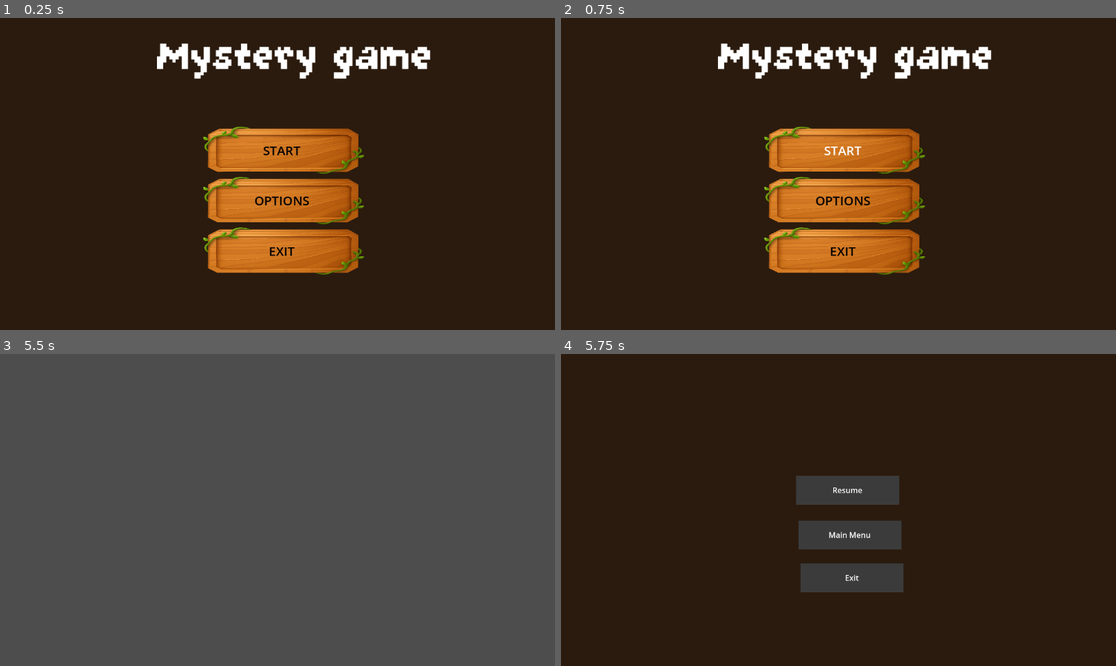
Above: before the commit, frames 1-4 (two rows, left to right).
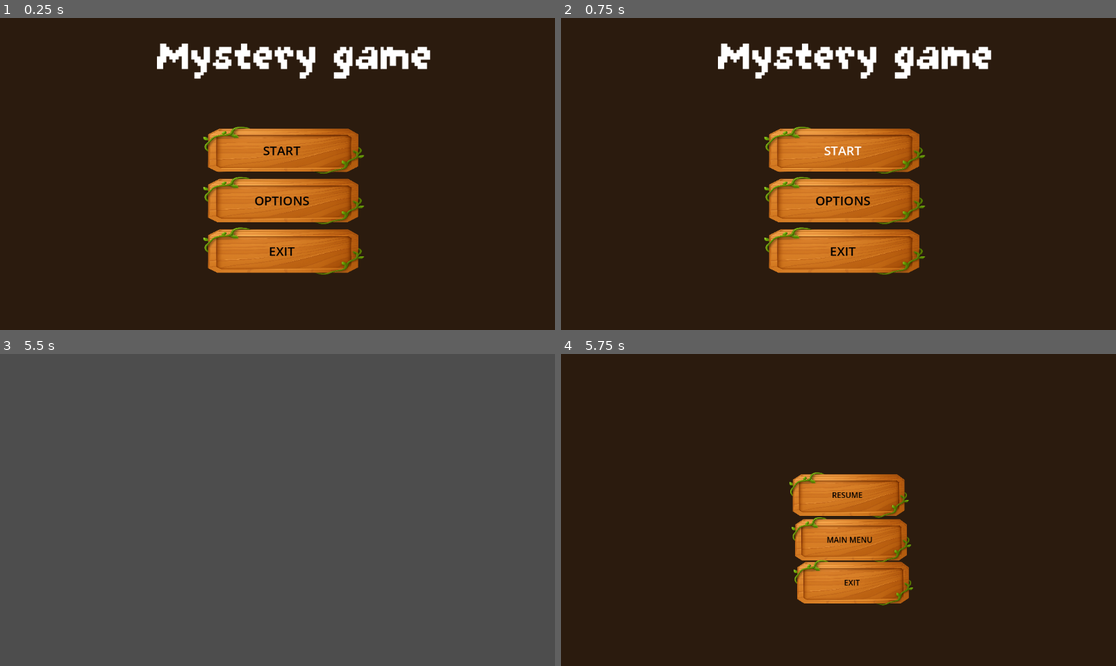
Above: after the commit, the same moments.

Repository: maha3345/Main_menu
Game: Godot game, scene res://main_menu.tscn
Two runs of this game, one before a commit and one after it. Both use one fixed random seed, a clock stepped at 60 frames per second and the inputs below. Sound files missing from this copy of the repository are replaced by a short silence.
Inputs (mouse positions are in pixels of both pictures, inside the frame that each line leads up to):
- Up to frame 1 (0.25 s): no input
- Up to frame 2 (0.75 s): click "START" at 0.5 s
- Up to frame 3 (5.5 s): tap Enter at 1.25, 2.75, 4.25 s; move the mouse to (399, 494) at 1.27 s; tap Space at 2, 3.5, 5 s; move the mouse to (166, 525) at 2.02 s; hold R (return_back) 2.03-2.78 s; move the mouse to (333, 441) at 2.77 s; move the mouse to (249, 572) at 3.52 s; move the mouse to (444, 556) at 4.27 s; hold R (return_back) from 4.28 s (still down); tap M (go_to_menu) at 4.9 s; move the mouse to (111, 463) at 5.02 s
- Up to frame 4 (5.75 s): keep holding R (return_back); tap Escape (ui_cancel) at 5.65 s

Frames 1-3 are identical in both runs. In frame 4, 8.1% of the frame differs, in the area x 41-64%, y 37-81%.

Commit message:
Pause menu ui

Diff:
--- a/emptyscene1.tscn
+++ b/emptyscene1.tscn
@@ -1,36 +1,39 @@
-[gd_scene load_steps=12 format=3 uid="uid://8ao1a7sy36pl"]
+[gd_scene load_steps=14 format=3 uid="uid://8ao1a7sy36pl"]
 
+[ext_resource type="Script" uid="uid://dlahcdi3y7uo2" path="res://emptyscene_1.gd" id="1_1g2ge"]
 [ext_resource type="Script" uid="uid://cue5fy7ykoahx" path="res://pause_menu.gd" id="1_emd8a"]
+[ext_resource type="Texture2D" uid="uid://dk6u8aeyx1yfx" path="res://file_0000000076d861f5ab754b60aaa0c689.png" id="1_mkb7f"]
+[ext_resource type="AudioStream" uid="uid://d26po7q75tgs" path="res://sword.ogg" id="3_l7d8h"]
+[ext_resource type="AudioStream" uid="uid://b1lxwpsu0mucr" path="res://hover.ogg" id="4_1g2ge"]
+[ext_resource type="AudioStream" uid="uid://80xbnttq2o0c" path="res://hitman-chosiccom_9bfeU9RT.ogg" id="5_5pq2u"]
 
 [sub_resource type="StyleBoxFlat" id="StyleBoxFlat_6rtrq"]
 bg_color = Color(0.168627, 0.105882, 0.054902, 1)
 
-[sub_resource type="Gradient" id="Gradient_iyk57"]
-offsets = PackedFloat32Array(0.277612, 1)
+[sub_resource type="StyleBoxEmpty" id="StyleBoxEmpty_adevn"]
 
-[sub_resource type="GradientTexture1D" id="GradientTexture1D_64wux"]
-gradient = SubResource("Gradient_iyk57")
-
-[sub_resource type="StyleBoxTexture" id="StyleBoxTexture_600cs"]
-texture = SubResource("GradientTexture1D_64wux")
+[sub_resource type="StyleBoxTexture" id="StyleBoxTexture_wj2q8"]
+texture = ExtResource("1_mkb7f")
+expand_margin_left = 20.0
+expand_margin_top = 80.0
+expand_margin_right = 20.0
+expand_margin_bottom = 91.0
 
 [sub_resource type="StyleBoxFlat" id="StyleBoxFlat_mkb7f"]
 bg_color = Color(0.164706, 0.164706, 0.164706, 1)
 
-[sub_resource type="StyleBoxFlat" id="StyleBoxFlat_adevn"]
-bg_color = Color(0.231373, 0.231373, 0.231373, 1)
+[sub_resource type="StyleBoxTexture" id="StyleBoxTexture_l7d8h"]
+texture = ExtResource("1_mkb7f")
+expand_margin_left = 20.0
+expand_margin_top = 80.0
+expand_margin_right = 20.0
+expand_margin_bottom = 91.0
 
 [sub_resource type="StyleBoxFlat" id="StyleBoxFlat_wj2q8"]
 bg_color = Color(0.164706, 0.164706, 0.164706, 1)
 
-[sub_resource type="StyleBoxFlat" id="StyleBoxFlat_l7d8h"]
-bg_color = Color(0.231373, 0.231373, 0.231373, 1)
-
 [sub_resource type="StyleBoxFlat" id="StyleBoxFlat_1g2ge"]
 bg_color = Color(0.164706, 0.164706, 0.164706, 1)
-
-[sub_resource type="StyleBoxFlat" id="StyleBoxFlat_5pq2u"]
-bg_color = Color(0.231373, 0.231373, 0.231373, 1)
 
 [node name="Emptyscene" type="Control"]
 layout_mode = 3
@@ -39,6 +42,7 @@
 anchor_bottom = 1.0
 grow_horizontal = 2
 grow_vertical = 2
+script = ExtResource("1_1g2ge")
 
 [node name="Panel" type="Panel" parent="."]
 layout_mode = 1
@@ -51,50 +55,78 @@
 metadata/_edit_use_anchors_ = true
 
 [node name="Button" type="Button" parent="Panel"]
+custom_minimum_size = Vector2(120, 80)
 layout_mode = 1
 anchors_preset = -1
 anchor_left = 0.423611
 anchor_top = 0.390432
 anchor_right = 0.609375
 anchor_bottom = 0.483025
-theme_override_colors/font_color = Color(1, 1, 1, 1)
-theme_override_styles/focus = SubResource("StyleBoxTexture_600cs")
+theme_override_colors/font_hover_color = Color(1, 1, 1, 1)
+theme_override_colors/font_color = Color(0, 0, 0, 1)
+theme_override_colors/font_focus_color = Color(0, 0, 0, 1)
+theme_override_colors/font_pressed_color = Color(0, 0, 0, 1)
+theme_override_styles/focus = SubResource("StyleBoxEmpty_adevn")
+theme_override_styles/hover = SubResource("StyleBoxTexture_wj2q8")
 theme_override_styles/pressed = SubResource("StyleBoxFlat_mkb7f")
-theme_override_styles/normal = SubResource("StyleBoxFlat_adevn")
-text = "Resume"
+theme_override_styles/normal = SubResource("StyleBoxTexture_l7d8h")
+text = "RESUME"
 script = ExtResource("1_emd8a")
 metadata/_edit_use_anchors_ = true
 
 [node name="Button2" type="Button" parent="Panel"]
+custom_minimum_size = Vector2(120, 80)
 layout_mode = 1
 anchors_preset = -1
 anchor_left = 0.427951
 anchor_top = 0.533951
 anchor_right = 0.613715
 anchor_bottom = 0.626543
-theme_override_colors/font_color = Color(1, 1, 1, 1)
-theme_override_styles/focus = SubResource("StyleBoxTexture_600cs")
+theme_override_colors/font_hover_color = Color(1, 1, 1, 1)
+theme_override_colors/font_color = Color(0, 0, 0, 1)
+theme_override_colors/font_focus_color = Color(0, 0, 0, 1)
+theme_override_colors/font_pressed_color = Color(0, 0, 0, 1)
+theme_override_styles/focus = SubResource("StyleBoxEmpty_adevn")
+theme_override_styles/hover = SubResource("StyleBoxTexture_wj2q8")
 theme_override_styles/pressed = SubResource("StyleBoxFlat_wj2q8")
-theme_override_styles/normal = SubResource("StyleBoxFlat_l7d8h")
-text = "Main Menu"
+theme_override_styles/normal = SubResource("StyleBoxTexture_l7d8h")
+text = "MAIN MENU"
 script = ExtResource("1_emd8a")
 metadata/_edit_use_anchors_ = true
 
 [node name="Button3" type="Button" parent="Panel"]
+custom_minimum_size = Vector2(120, 80)
 layout_mode = 1
 anchors_preset = -1
 anchor_left = 0.431424
 anchor_top = 0.671296
 anchor_right = 0.617188
 anchor_bottom = 0.763889
-theme_override_colors/font_color = Color(1, 1, 1, 1)
-theme_override_styles/focus = SubResource("StyleBoxTexture_600cs")
+theme_override_colors/font_hover_color = Color(1, 1, 1, 1)
+theme_override_colors/font_color = Color(0, 0, 0, 1)
+theme_override_colors/font_focus_color = Color(0, 0, 0, 1)
+theme_override_colors/font_pressed_color = Color(0, 0, 0, 1)
+theme_override_styles/focus = SubResource("StyleBoxEmpty_adevn")
+theme_override_styles/hover = SubResource("StyleBoxTexture_wj2q8")
 theme_override_styles/pressed = SubResource("StyleBoxFlat_1g2ge")
-theme_override_styles/normal = SubResource("StyleBoxFlat_5pq2u")
-text = "Exit"
+theme_override_styles/normal = SubResource("StyleBoxTexture_l7d8h")
+text = "EXIT"
 script = ExtResource("1_emd8a")
 metadata/_edit_use_anchors_ = true
 
+[node name="ClickPlayer" type="AudioStreamPlayer" parent="."]
+stream = ExtResource("3_l7d8h")
+
+[node name="hover" type="AudioStreamPlayer" parent="."]
+stream = ExtResource("4_1g2ge")
+
+[node name="Mainmenumusic" type="AudioStreamPlayer" parent="."]
+stream = ExtResource("5_5pq2u")
+parameters/looping = true
+
+[connection signal="mouse_entered" from="Panel/Button" to="Panel/Button" method="_on_mouse_entered"]
 [connection signal="pressed" from="Panel/Button" to="Panel/Button" method="on_continue"]
+[connection signal="mouse_entered" from="Panel/Button2" to="Panel/Button" method="_on_button_2_mouse_entered"]
 [connection signal="pressed" from="Panel/Button2" to="Panel/Button2" method="on_main"]
+[connection signal="mouse_entered" from="Panel/Button3" to="Panel/Button" method="_on_button_3_mouse_entered"]
 [connection signal="pressed" from="Panel/Button3" to="Panel/Button" method="on_exit"]
--- /dev/null
+++ b/emptyscene_1.gd
@@ -0,0 +1,55 @@
+extends Node
+
+@onready var pause_panel = $Panel
+@onready var music_player = $Mainmenumusic
+@onready var hover = $hover
+@onready var click_player = $ClickPlayer
+
+@onready var button_resume = $Panel/Button
+@onready var button_mainmenu = $Panel/Button2
+@onready var button_exit = $Panel/Button3
+
+
+func _ready() -> void:
+	# Start with pause panel hidden
+	pause_panel.visible = false
+
+	# Play music if enabled
+	if GlobalInput.music_enabled:
+		music_player.play()
+	else:
+		music_player.stop()
+
+	# Connect button signals
+	button_resume.pressed.connect(_on_continue)
+	button_mainmenu.pressed.connect(_on_main)
+	button_exit.pressed.connect(_on_exit)
+
+	# Connect hover sounds for buttons
+	button_resume.mouse_entered.connect(_on_hover)
+	button_mainmenu.mouse_entered.connect(_on_hover)
+	button_exit.mouse_entered.connect(_on_hover)
+
+func _process(_delta: float) -> void:
+	if Input.is_action_just_pressed("ui_cancel"):  # ESC key
+		pause_panel.visible = true
+
+
+func _on_continue() -> void:
+	click_player.play()
+	await get_tree().create_timer(0.3).timeout
+	pause_panel.visible = false
+
+func _on_main() -> void:
+	click_player.play()
+	await get_tree().create_timer(0.3).timeout
+	get_tree().change_scene_to_file("res://main_menu.tscn")
+
+func _on_exit() -> void:
+	click_player.play()
+	await get_tree().create_timer(0.3).timeout
+	get_tree().quit()
+
+func _on_hover() -> void:
+	if GlobalInput.sfx_enabled:
+		hover.play()
--- a/pause_menu.gd
+++ b/pause_menu.gd
@@ -1,24 +1,53 @@
-extends Button
-
-
-@onready var my_panel = get_parent()
-
-# Called when the node enters the scene tree for the first time.
-func _ready() -> void:
-	my_panel.visible = false
-
-
-# Called every frame. 'delta' is the elapsed time since the previous frame.
-func _process(delta: float) -> void:
-	if Input.is_action_just_pressed("ui_cancel"):  # ui_cancel is mapped to ESC by default
-		my_panel.visible = true
-
-
-func on_main():
-	get_tree().change_scene_to_file("res://main_menu.tscn")
-
-func on_exit():
-	get_tree().quit()
-
-func on_continue():
-	my_panel.visible = false
+extends Node
+#extends Button
+#
+#
+#@onready var my_panel = get_parent()
+#@onready var music_player = get_node("../../Mainmenumusic")
+#@onready var hover = get_node("../../hover")
+#
+#
+## Called when the node enters the scene tree for the first time.
+#func _ready() -> void:
+	#my_panel.visible = false
+#
+	#if GlobalInput.music_enabled:
+		#music_player.play()
+	#else:
+		#music_player.stop()
+#
+## Called every frame. 'delta' is the elapsed time since the previous frame.
+#func _process(delta: float) -> void:
+	#if Input.is_action_just_pressed("ui_cancel"):  # ui_cancel is mapped to ESC by default
+		#my_panel.visible = true
+	#
+#func on_main():
+	#$ClickPlayer.play()
+	#await get_tree().create_timer(0.3).timeout
+	#get_tree().change_scene_to_file("res://main_menu.tscn")
+	#
+#func on_exit():
+	#$ClickPlayer.play()
+	#await get_tree().create_timer(0.3).timeout
+	#get_tree().quit()
+	#
+#func on_continue():
+	#$ClickPlayer.play()
+	#await get_tree().create_timer(0.3).timeout
+	#my_panel.visible = false
+	#
+#
+#
+#func _on_mouse_entered() -> void:
+	#if GlobalInput.sfx_enabled:
+		#get_node("../../hover").play()
+#
+#
+#func _on_button_2_mouse_entered() -> void:
+	#if GlobalInput.sfx_enabled:
+		#get_node("../../hover").play()
+#
+#
+#func _on_button_3_mouse_entered() -> void:
+	#if GlobalInput.sfx_enabled:
+		#get_node("../../hover").play()
Not shown, added: emptyscene_1.gd.uid
